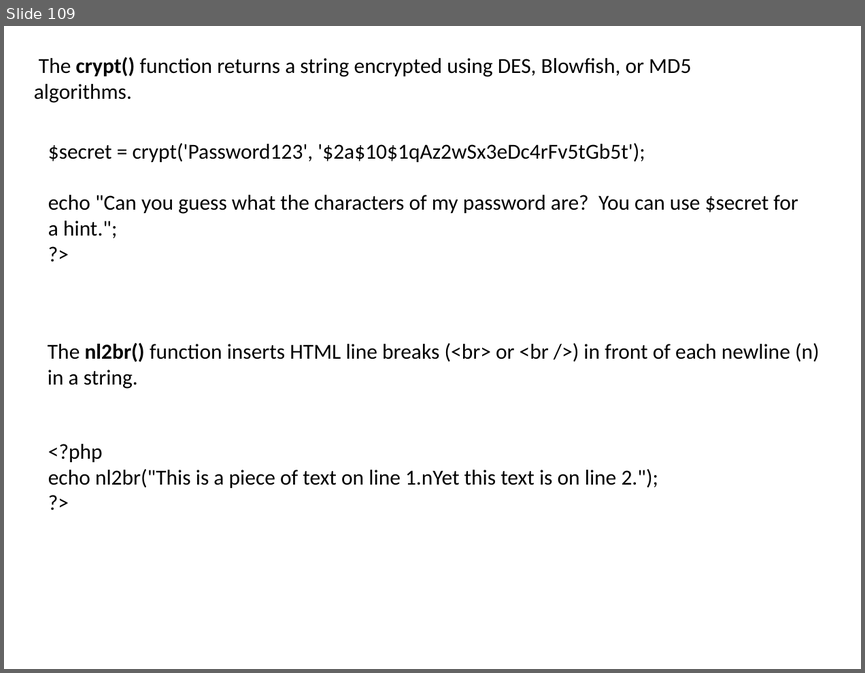
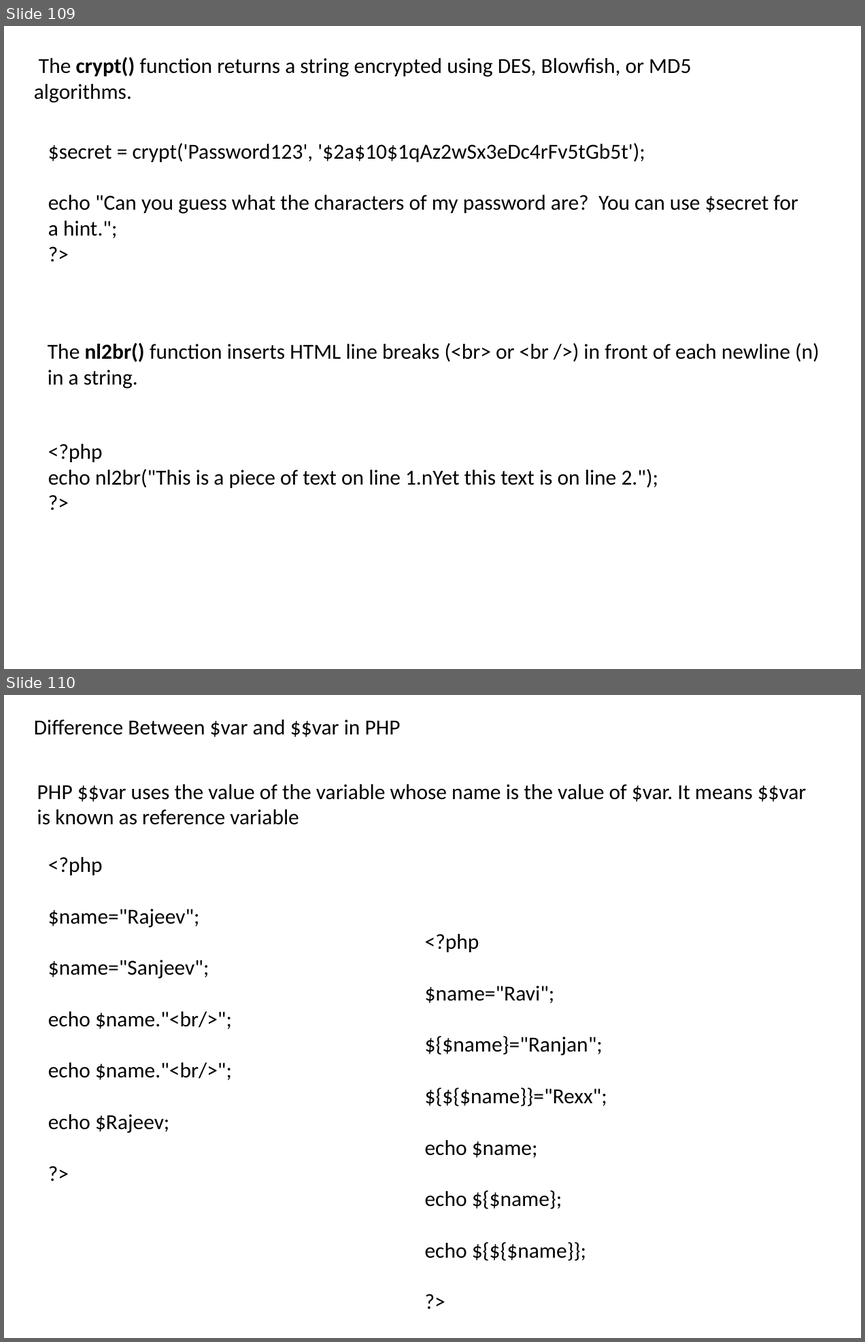
Before and after one commit to sanjay70sharma/PHP, a slide deck: PHP.pptx. Shown one above the other, each under a label of ours: slide 109 before the commit, slides 109 and 110 after it. The pictures are 865x673 and 865x1342 pixels, drawn with LibreOffice and Linux fonts; fonts in the diff are those of the drawing. Boxes give left, top, right and bottom in pixels: in the first picture for what was removed or moved away, otherwise in the second. Text is boxed around its words. In the diff, an @@ line names an element or a change of style, - is before the commit and + after.

```diff
--- a/PHP.pptx
+++ b/PHP.pptx
@@ slide 110 added at box(4, 695, 861, 1338), background #FFFFFF @@
@@ text added at box(34, 719, 400, 737), 18 pt, text #000000 @@
+Difference Between $var and $$var in PHP
@@ text added at box(37, 784, 806, 825), 18 pt, text #000000 @@
+PHP $$var uses the value of the variable whose name is the value of $var. It means $$var is known as reference variable
@@ text added at box(48, 857, 232, 1133), 18 pt, text #000000 @@
+<?php
+$name="Rajeev";
+$name="Sanjeev";
+echo $name."<br/>";
+echo $name."<br/>";
+echo $Rajeev;
+?>
@@ text added at box(425, 934, 607, 1261), 18 pt, text #000000 @@
+<?php
+$name="Ravi";
+${$name}="Ranjan";
+${${$name}}="Rexx";
+echo $name;
+echo ${$name};
+echo ${${$name}};
+?>
```
Also in this commit, not shown: 26 other slides added.
